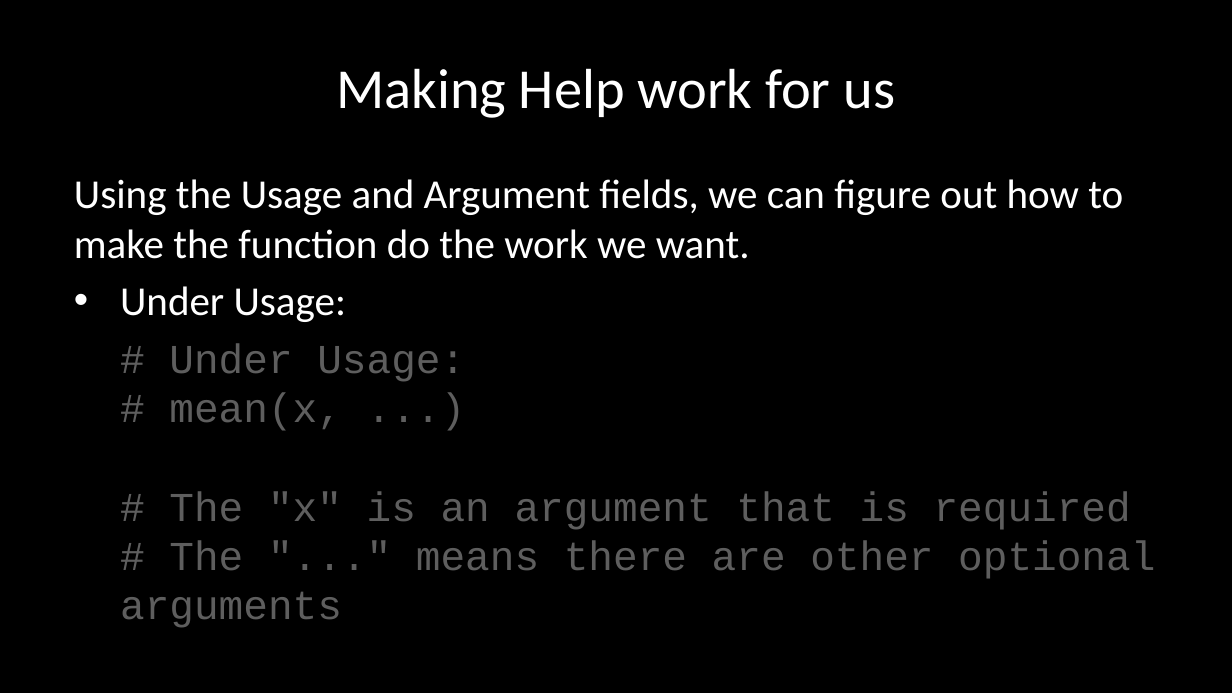
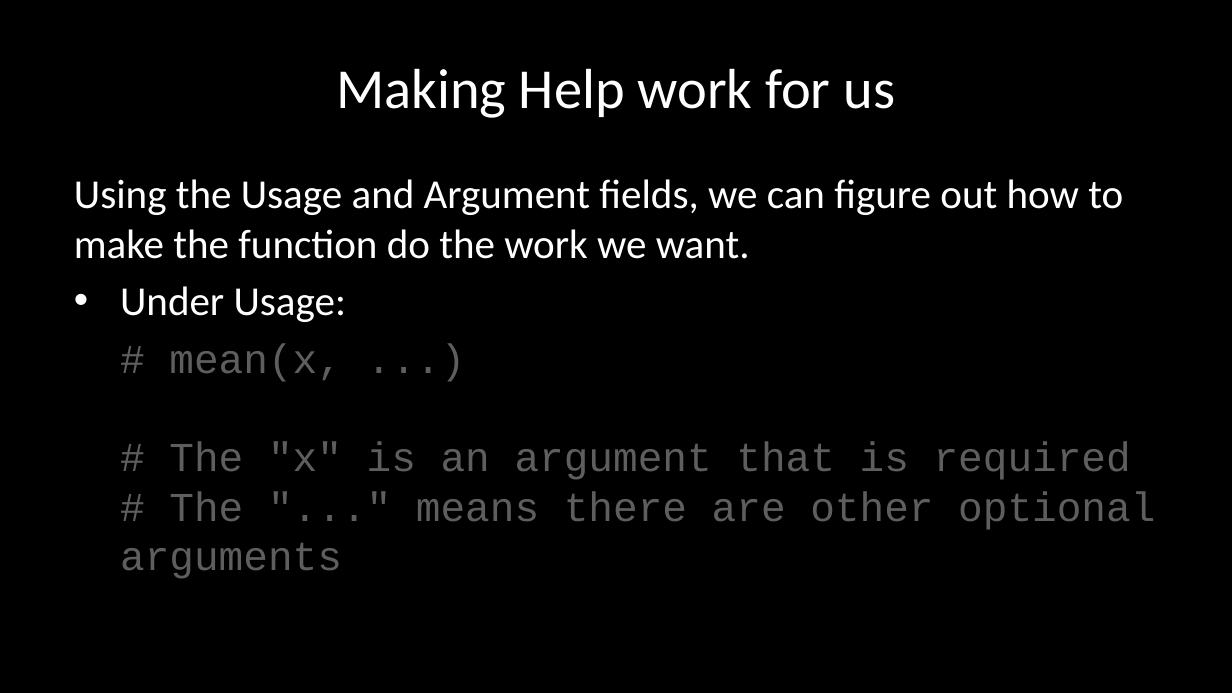
Before and after one commit to josephmhango/research-methods, a slide deck: slide 24 of lectures/Rlang/1- intro and syntax basics/syntax basics.pptx. Drawn at 1232x693 pixels with LibreOffice and Linux fonts; fonts in the diff are those of the drawing; background and template pictures are left out. Boxes give left, top, right and bottom in pixels: in the first picture for what was removed or moved away, otherwise in the second. Text is boxed around its words. In the diff, an @@ line names an element or a change of style, - is before the commit and + after.

```diff
--- a/lectures/Rlang/1- intro and syntax basics/syntax basics.pptx
+++ b/lectures/Rlang/1- intro and syntax basics/syntax basics.pptx
@@ text at (120,343,1155,579): text changed @@
-# Under Usage:
-# mean(x, ...)
-# The "x" is an argument that is required
-# The "..." means there are other optional arguments
+# mean(x, ...)
+# The "x" is an argument that is required
+# The "..." means there are other optional arguments
```
Also in this commit, not shown: 5 other slides changed, 1 slide added, 1 slide removed, 4 other files.
